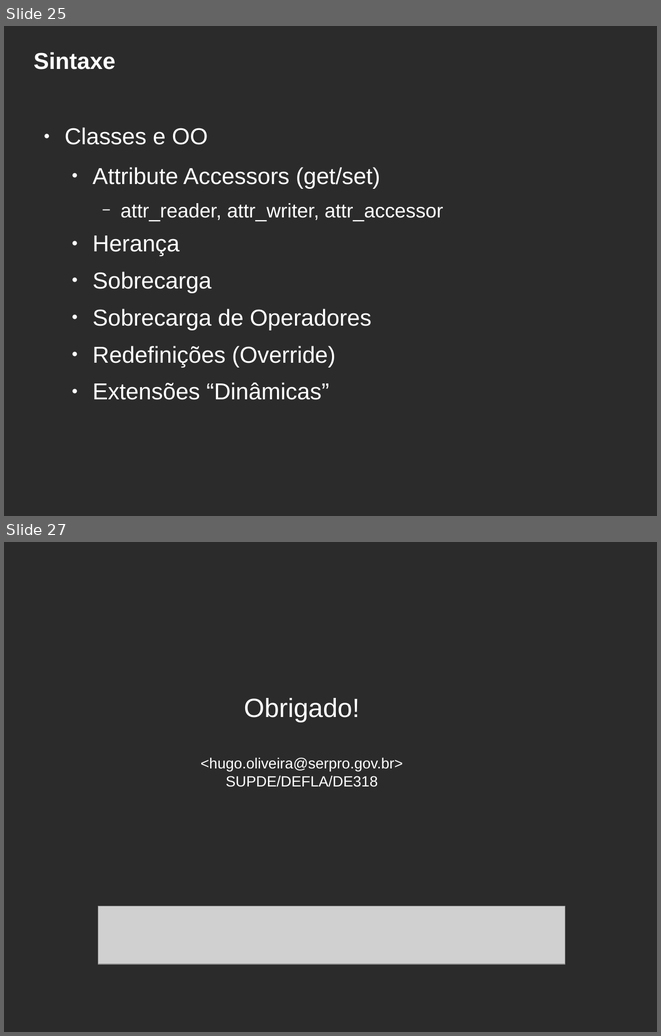
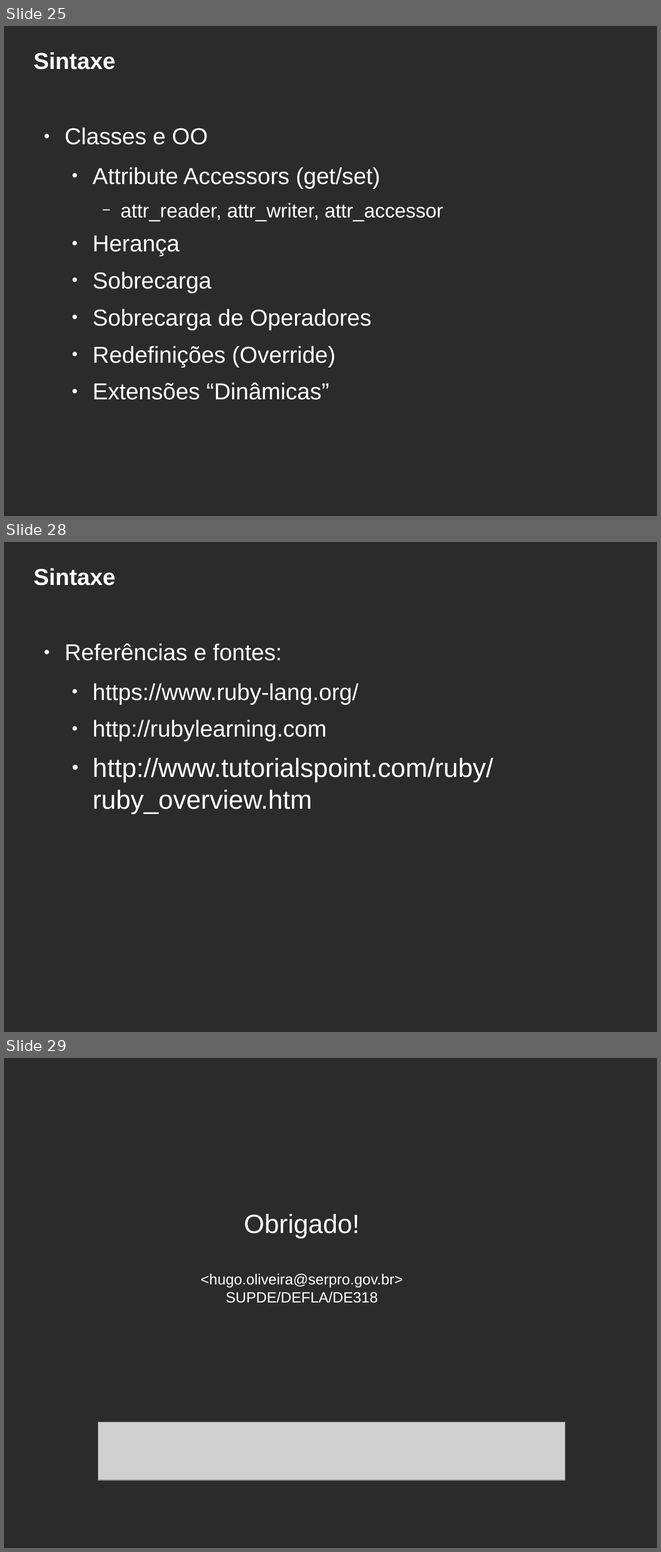
Before and after one commit to hbobenicio/ruby-examples, a slide deck: apresentacao-ruby.odp. Shown one above the other, each under a label of ours: slides 25 and 27 before the commit, slides 25, 28 and 29 after it; the slides between them are not shown. The pictures are 661x1036 and 661x1552 pixels, drawn with LibreOffice and Linux fonts; fonts in the diff are those of the drawing; grey boxes stand for pictures; background and template pictures are left out; a plain dark background stands for a picture behind light text. Boxes give left, top, right and bottom in pixels: in the first picture for what was removed or moved away, otherwise in the second. Text is boxed around its words. In the diff, an @@ line names an element or a change of style, - is before the commit and + after.

```diff
--- a/apresentacao-ruby.odp
+++ b/apresentacao-ruby.odp
@@ slide 28 added at (4,542,657,1032), background picture (left out) @@
@@ title added at (34,568,115,585), 28 pt, text #FFFFFF, bold @@
+Sintaxe
@@ text added at (64,643,493,814), 28 pt, text #FFFFFF @@
+● Referências e fontes:
+  ● https://www.ruby-lang.org/
+  ● http://rubylearning.com
+  ● http://www.tutorialspoint.com/ruby/ruby_overview.htm
@@ what was slide 27 is now slide 29 @@
```
Also in this commit, not shown: 6 slides changed, 1 other slide added, 1 other file.
